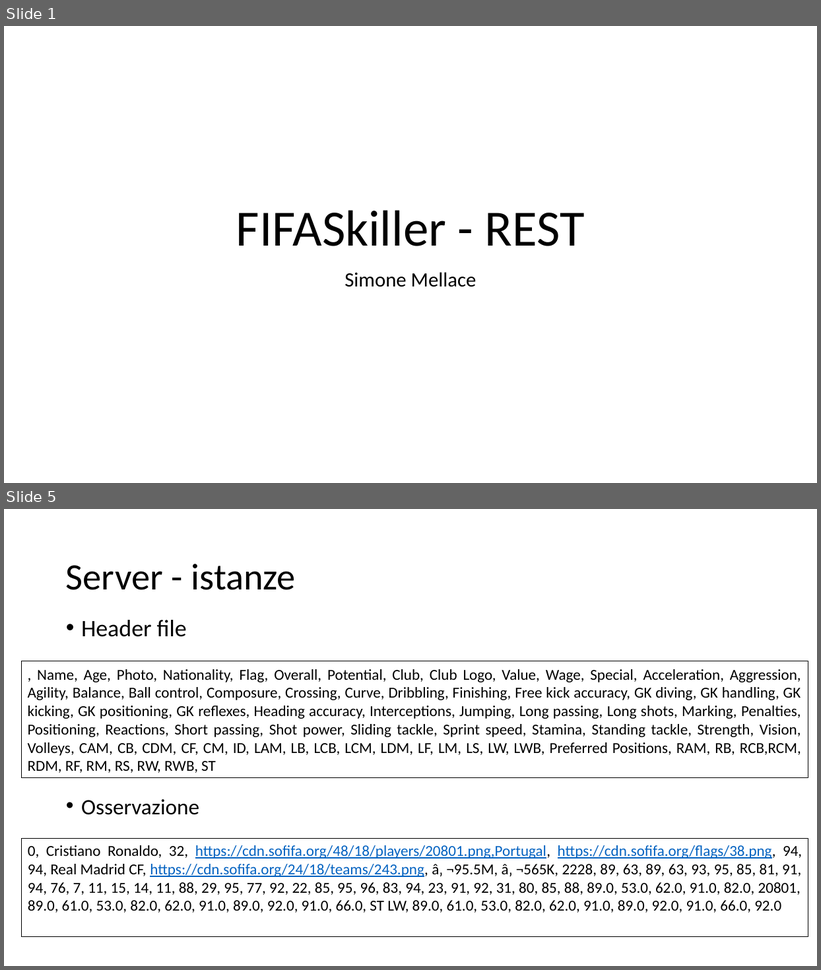
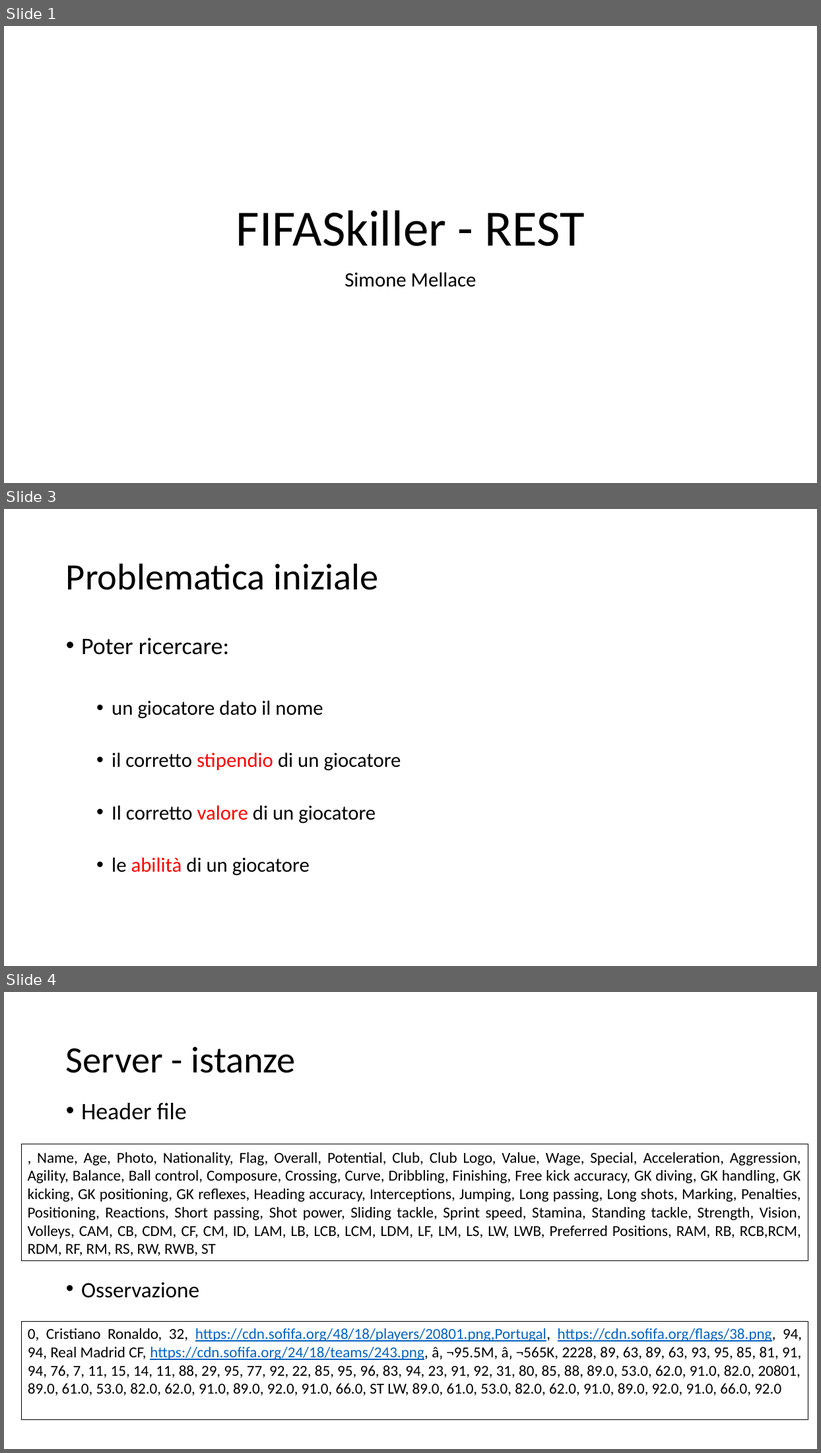
Before and after one commit to mellacsi/FIFA18Skiller, a slide deck: Applicazioni_Service_Oriented.pptx. Shown one above the other, each under a label of ours: slides 1 and 5 before the commit, slides 1, 3 and 4 after it; the slides between them are not shown. The pictures are 821x970 and 821x1453 pixels, drawn with LibreOffice and Linux fonts; fonts in the diff are those of the drawing. Boxes give left, top, right and bottom in pixels: in the first picture for what was removed or moved away, otherwise in the second. Text is boxed around its words. In the diff, an @@ line names an element or a change of style, - is before the commit and + after.

```diff
--- a/Applicazioni_Service_Oriented.pptx
+++ b/Applicazioni_Service_Oriented.pptx
@@ slide 3 added at box(4, 509, 817, 966), background #FFFFFF @@
@@ title added at box(66, 563, 379, 590), 44 pt, text #000000 @@
+Problematica iniziale
@@ text added at box(81, 638, 401, 876), 24 pt, text #000000 @@
+• Poter ricercare:
+  • un giocatore dato il nome
+  • il corretto stipendio di un giocatore
+  • Il corretto valore di un giocatore
+  • le abilità di un giocatore
@@ what was slide 5 is now slide 4 @@
```
Also in this commit, not shown: 4 slides changed.
